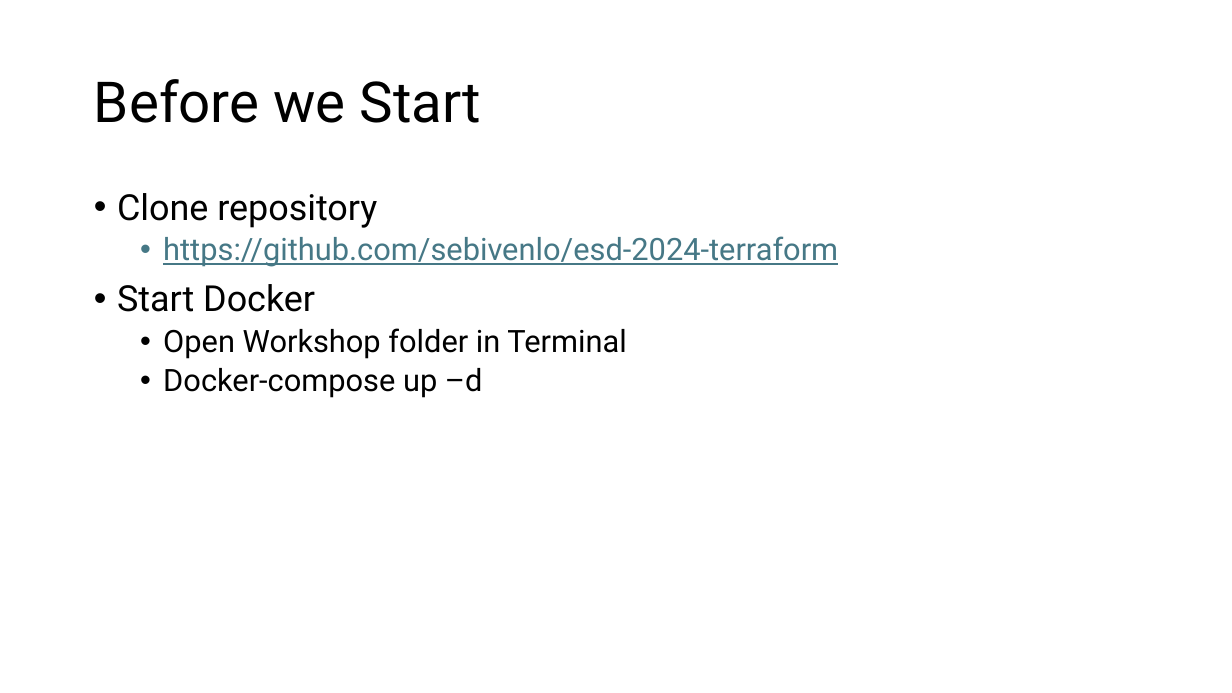
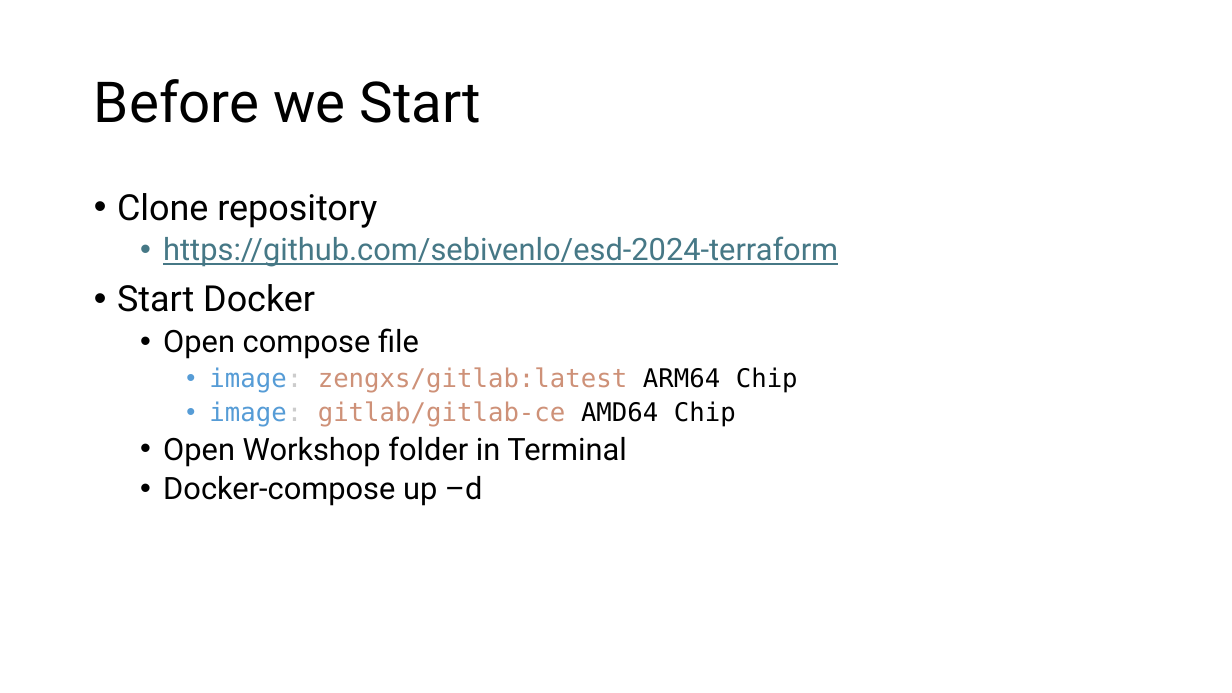
Before and after one commit to sebivenlo/esd-2024-terraform, a slide deck: slide 2 of Presentation/Terraform.pptx. Drawn at 1232x693 pixels with LibreOffice and Linux fonts; fonts in the diff are those of the drawing. Boxes give left, top, right and bottom in pixels: in the first picture for what was removed or moved away, otherwise in the second. Text is boxed around its words. In the diff, an @@ line names an element or a change of style, - is before the commit and + after.

```diff
--- a/Presentation/Terraform.pptx
+++ b/Presentation/Terraform.pptx
@@ text at bbox=[163, 328, 798, 427]: paragraphs added @@
+  • Open compose file
+    • image: zengxs/gitlab:latest ARM64 Chip
+    • image: gitlab/gitlab-ce AMD64 Chip
```
